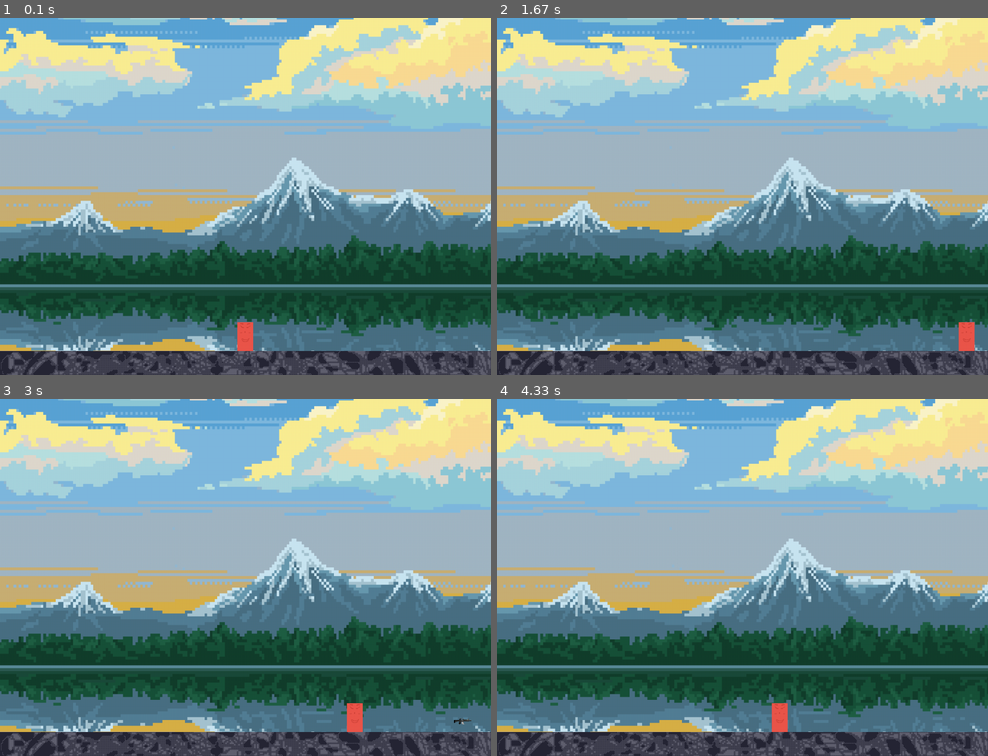
Above: before the commit, frames 1-4 (two rows, left to right).
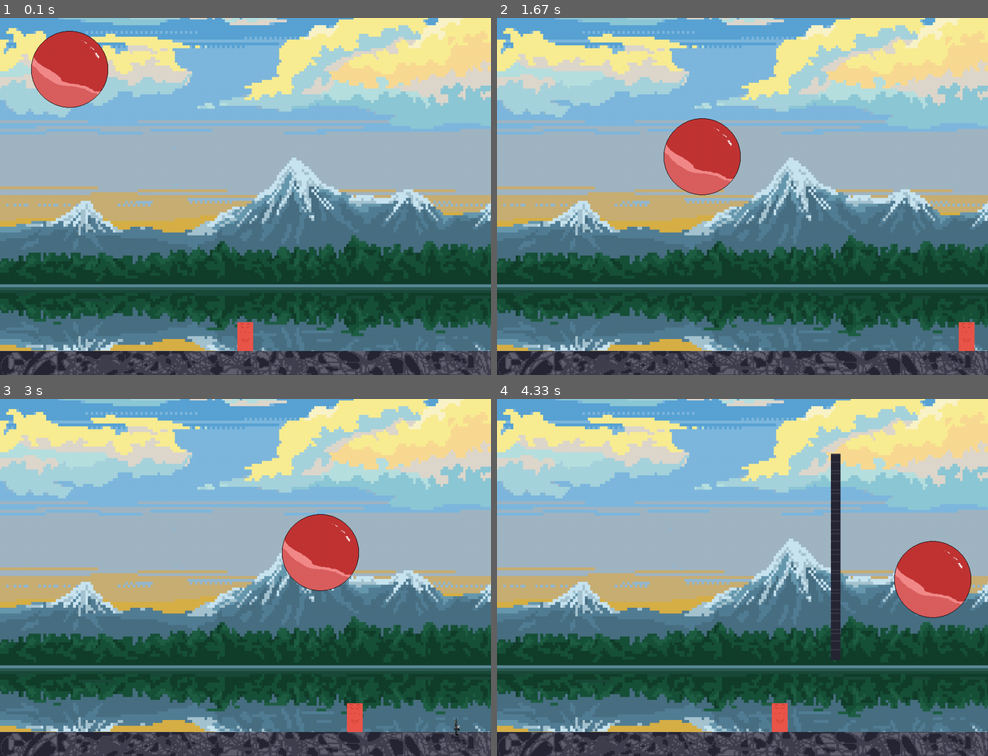
Above: after the commit, the same moments.

Repository: Justman123/first_pygame
Game: pygame game, started from main.py
Same seed, same stepped clock (60 frames per second), same inputs: the game is played once before the commit and once after it.
Inputs:
- Up to frame 1 (0.1 s): no input
- Up to frame 2 (1.67 s): hold Space 0.33-0.8 s; hold Right 0.33-0.8 s; hold Right 0.83-1.3 s; hold Up 1.33-1.63 s
- Up to frame 3 (3 s): hold Right 1.67-2.13 s; tap G at 1.82 s; hold Left 2.17-2.7 s; hold Down from 2.73 s (still down)
- Up to frame 4 (4.33 s): release Down at 3.03 s; tap Space at 3.07, 3.47, 3.77, 3.9, 4.3 s; hold Left 3.4-3.8 s; tap G at 3.55 s; hold Up 3.83-4.2 s; hold Right from 4.23 s (still down)

The runs differ from the first frame. In frame 1, 2.7% of the frame differs, in the area x 6-23%, y 3-26%; in frame 2, 2.7%; in frame 3, 2.7%; in frame 4, 3.8%, in the area x 68-97%, y 15-74%.

Commit message:
07.26
[MODIFIED] : gun img, file name
[ADD] : gun fire function, ball img, ball moving function

Diff:
--- a/background_character.py
+++ b/main.py
@@ -49,9 +49,29 @@
 # 무기는 한 번에 여러 발 발사 가능
 weapons = []
 
+
 # 무기 이동 속도
 weapon_speed = 10
 
+# 공 만들기 (4개 크기에 대해 따로 처리)
+ball_imgs = [pygame.image.load("images/balloon1.png"),
+             pygame.image.load("images/balloon2.png"),
+             pygame.image.load("images/balloon3.png"),
+             pygame.image.load("images/balloon4.png")]
+
+# 공 크기에 따른 최초 스피드
+ball_speed_y = [-18, -15, -12, -9] # index 0,1,2,3에 해당하는 값
+
+# 공들
+balls = []
+
+balls.append({
+    "pos_x" : 50, # 공의 x좌표
+    "pos_y": 50, # 공의 y좌표
+    "img_idx": 0, # 공의 이미지 인데스
+    "to_x": 3, # x축 이동 방향
+    "to_y": -6, # y축 이동 방향
+    "init_spd_y": ball_speed_y[0]}) # 최초 이동 속도
 # FPS 설정
 clock = pygame.time.Clock()
 
@@ -76,7 +96,11 @@
             elif event.key == pygame.K_SPACE: # 무기 발사
                 if used_gun != True:
                     print("G키를 눌러 총을 드세요!")
-                weapon_x_pos = character_x_pos + character_width / 2
+                else:
+                    print("빵!")
+                    weapon_x_pos = character_x_pos + (character_width / 2) - (weapon_width / 2)
+                    weapon_y_pos = character_y_pos
+                    weapons.append([weapon_x_pos, weapon_y_pos])
 
             elif event.key == pygame.K_g:
                 if used_gun == True:
@@ -88,6 +112,8 @@
                 to_x = 0
             elif event.key == pygame.K_UP or event.key == pygame.K_DOWN:
                 to_y = 0
+            elif event.key == pygame.K_SPACE:
+                pass
     character_x_pos += to_x * dt
     character_y_pos += to_y * dt
     gun_x_pos += to_x * dt
@@ -103,7 +129,42 @@
         character_y_pos = screen_height - character_height - stage_height
     elif character_y_pos > screen_height - character_height - stage_height:
         character_y_pos = screen_height - character_height - stage_height
+
+    # 무기 위치 조정
+    weapons = [[w[0], w[1] - weapon_speed] for w in weapons] # 무기 위치를 위로 올림
+    # 천장에 닿은 무기 없애기
+    weapons = [[w[0], w[1]] for w in weapons if w[1]  > 0]
+
+    # 공 위치 정의
+    for ball_idx, ball_val in enumerate(balls):
+        ball_pos_x = ball_val["pos_x"]
+        ball_pos_y = ball_val["pos_y"]
+        ball_img_idx = ball_val["img_idx"]
+
+        ball_size = ball_imgs[ball_img_idx].get_rect().size
+        ball_width = ball_size[0]
+        ball_height = ball_size[1]
+        # 가로벽에 닿았을 때 공 이동 위치 변경 (튕겨 나오는 효과)
+        if ball_pos_x < 0 or ball_pos_x > screen_width - ball_width:
+            ball_val["to_x"] = ball_val["to_x"] * -1
+        # 세로 처리
+        # 스테이지에 튕겨서 올라가는 처리
+        if ball_pos_y >= screen_height - stage_height - ball_height:
+            ball_val["to_y"] = ball_val["init_spd_y"]
+        else: # 그 외의 모든 경우에는 아래 방향으로 힘 작용
+            ball_val["to_y"] += 0.5
+        ball_val["pos_x"] += ball_val["to_x"]
+        ball_val["pos_y"] += ball_val["to_y"]
+    # 화면에 그리기
     screen.blit(background, (0, 0))
+    for weapon_x_pos, weapon_y_pos in weapons:
+        screen.blit(weapon, (weapon_x_pos, weapon_y_pos))
+
+    for idx, val in enumerate(balls):
+        ball_pos_x = val["pos_x"]
+        ball_pos_y = val["pos_y"]
+        ball_img_idx = val["img_idx"]
+        screen.blit(ball_imgs[ball_img_idx], (ball_pos_x, ball_pos_y))
     screen.blit(stage, (0, screen_height - stage_height))
     screen.blit(character, (character_x_pos, character_y_pos))
     if (used_gun == True):
Binary file added: images/balloon1.png
Binary file added: images/balloon2.png
Binary file added: images/balloon3.png
Binary file added: images/balloon4.png
Binary file changed: images/gun.png
